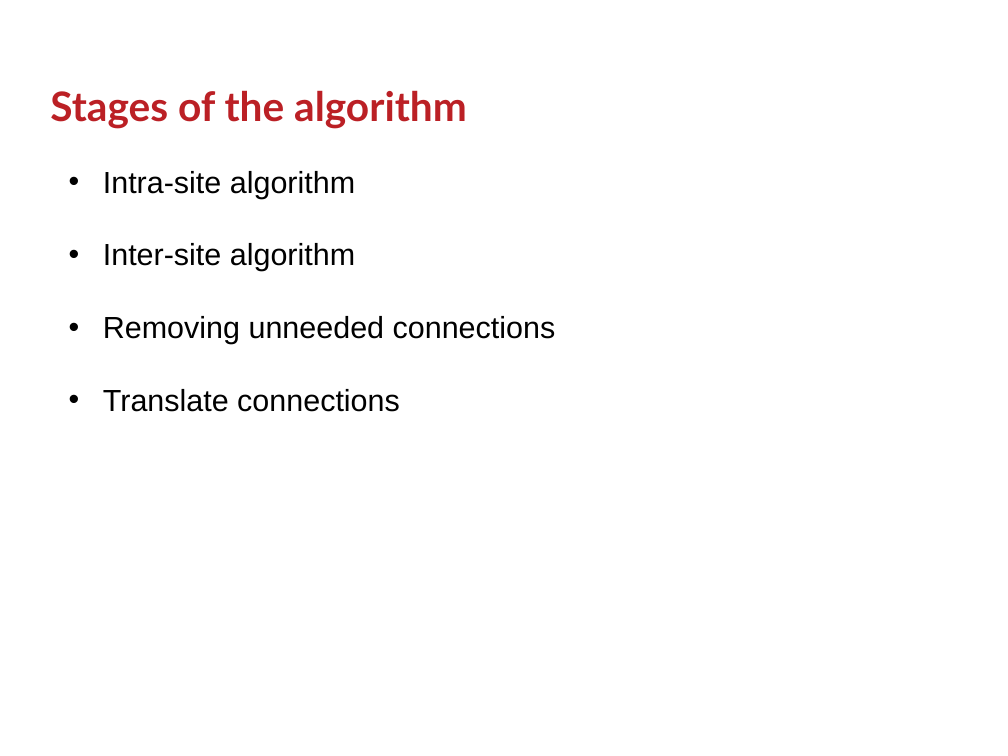
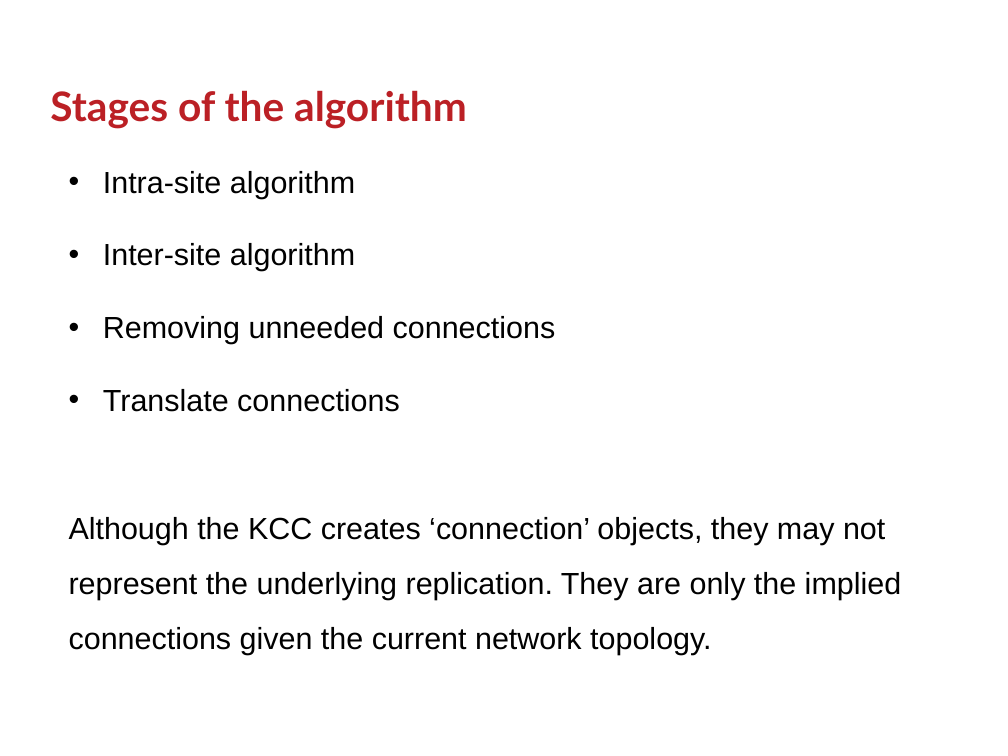
Before and after one commit to GSam/Slides, a slide deck: slide 8 of Samba KCC.pptx. Drawn at 1008x756 pixels with LibreOffice and Linux fonts; fonts in the diff are those of the drawing; background and template pictures are left out. Boxes give left, top, right and bottom in pixels: in the first picture for what was removed or moved away, otherwise in the second. Text is boxed around its words. In the diff, an @@ line names an element or a change of style, - is before the commit and + after.

```diff
--- a/Samba KCC.pptx
+++ b/Samba KCC.pptx
@@ text at (69,517,902,654): paragraph added @@
+Although the KCC creates ‘connection’ objects, they may not represent the underlying replication. They are only the implied connections given the current network topology.
```
Also in this commit, not shown: 4 other slides changed, 4 slides added, 2 slides removed, 1 other file.
